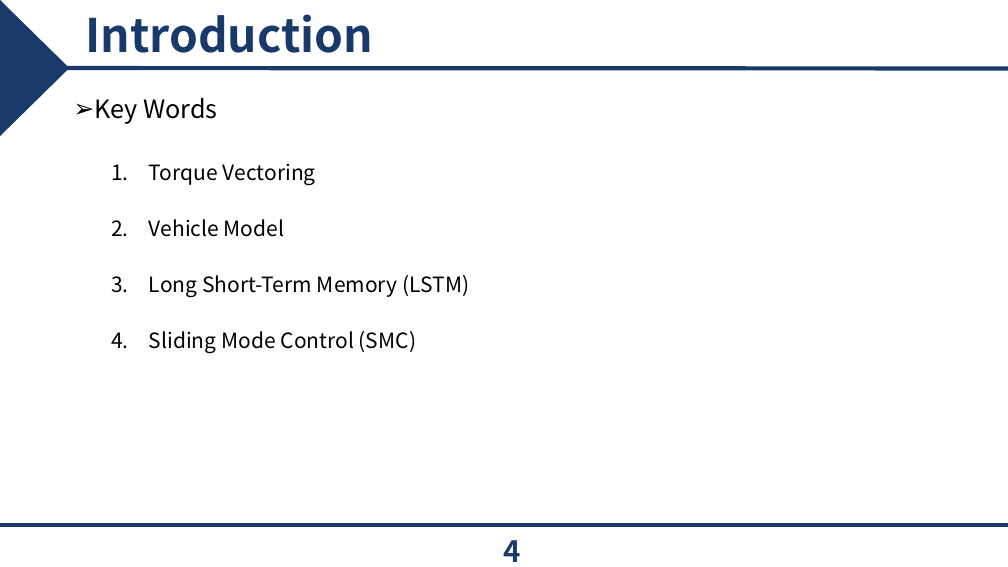
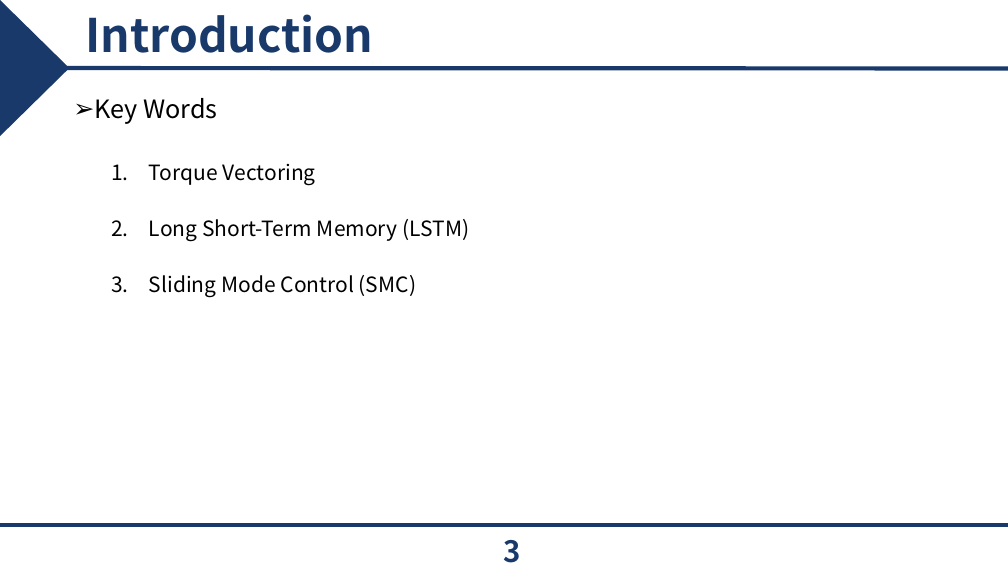
Before and after one commit to epoxx-arch/Torque_vectoringthesis, a slide deck: slide 3 of 졸업 논문/JCCI 발표.pptx (slide 4 before the commit). Drawn at 1008x567 pixels with LibreOffice and Linux fonts; fonts in the diff are those of the drawing; background and template pictures are left out. Boxes give left, top, right and bottom in pixels: in the first picture for what was removed or moved away, otherwise in the second. Text is boxed around its words. In the diff, an @@ line names an element or a change of style, - is before the commit and + after.

```diff
--- a/졸업 논문/JCCI 발표.pptx
+++ b/졸업 논문/JCCI 발표.pptx
@@ text at [149,219,284,237]: paragraph removed @@
-  2. Vehicle Model
@@ page number at [503,540,520,563]: text changed @@
-4
+3
```
Also in this commit, not shown: 3 other slides changed, 13 slides added, 1 slide removed, 8 other files.
